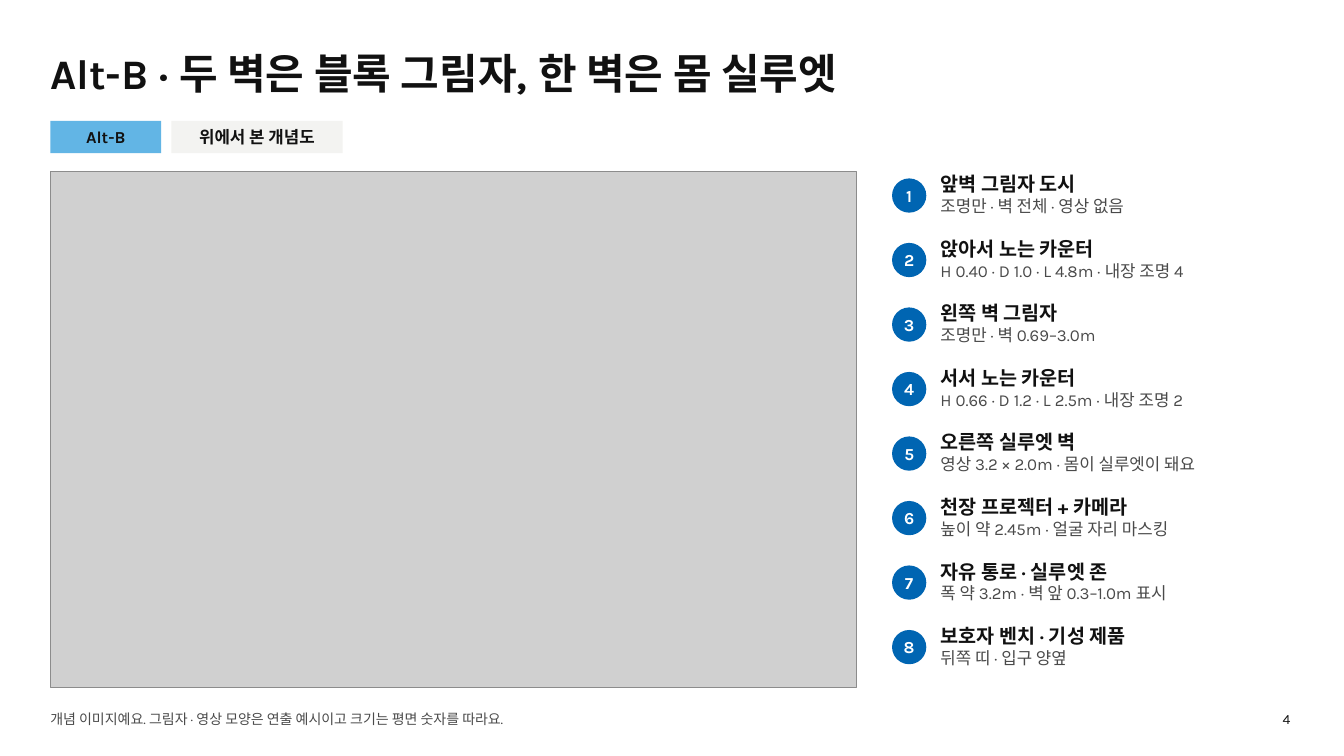
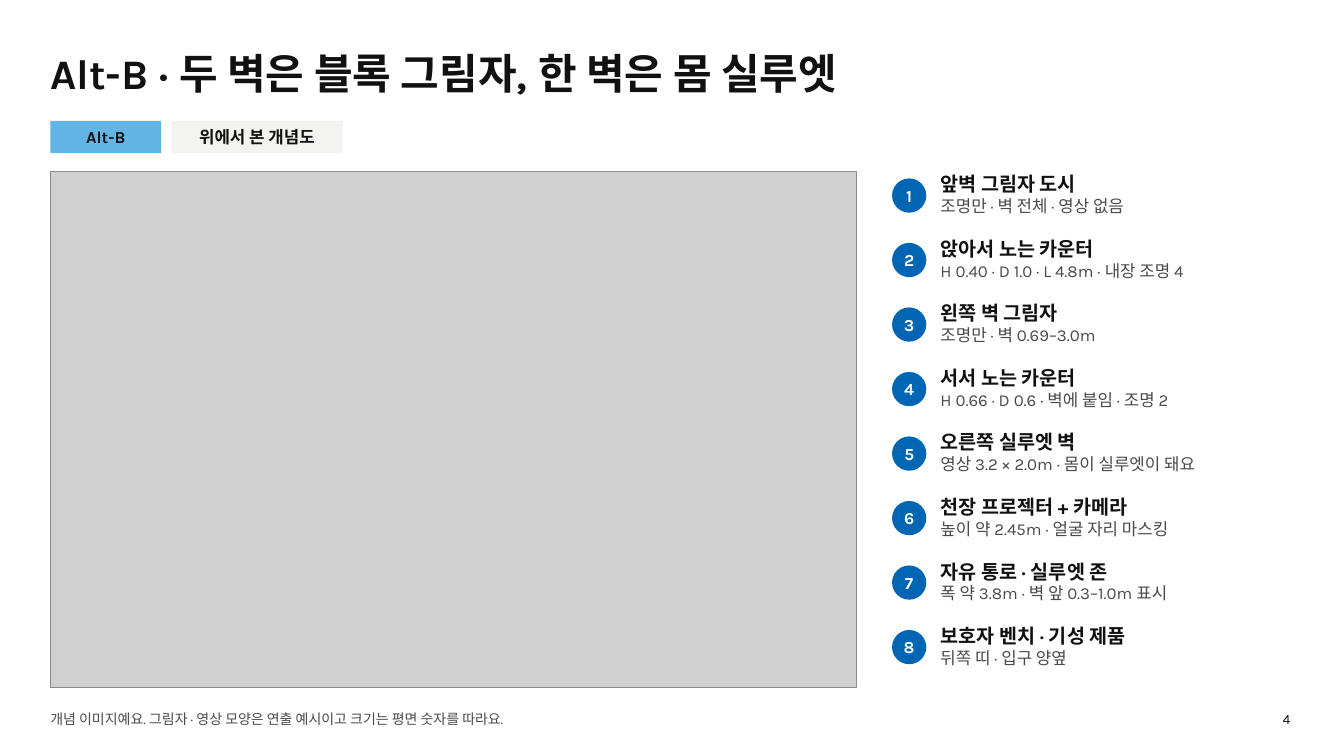
Before and after one commit to Crystalleeee/USA-AKP, a slide deck: slide 4 of reports/akp-blockscape-alt-ab-plans.pptx. Drawn at 1344x756 pixels with LibreOffice and Linux fonts; fonts in the diff are those of the drawing; grey boxes stand for pictures. Boxes give left, top, right and bottom in pixels: in the first picture for what was removed or moved away, otherwise in the second. Text is boxed around its words. In the diff, an @@ line names an element or a change of style, - is before the commit and + after.

```diff
--- a/reports/akp-blockscape-alt-ab-plans.pptx
+++ b/reports/akp-blockscape-alt-ab-plans.pptx
@@ text at <box>940,392,1169,408</box>: text changed @@
-H 0.66 · D 1.2 · L 2.5m · 내장 조명 2
+H 0.66 · D 0.6 · 벽에 붙임 · 조명 2
@@ text at <box>940,585,1167,601</box>: text changed @@
-폭 약 3.2m · 벽 앞 0.3–1.0m 표시
+폭 약 3.8m · 벽 앞 0.3–1.0m 표시
```
Also in this commit, not shown: 4 other slides changed.
